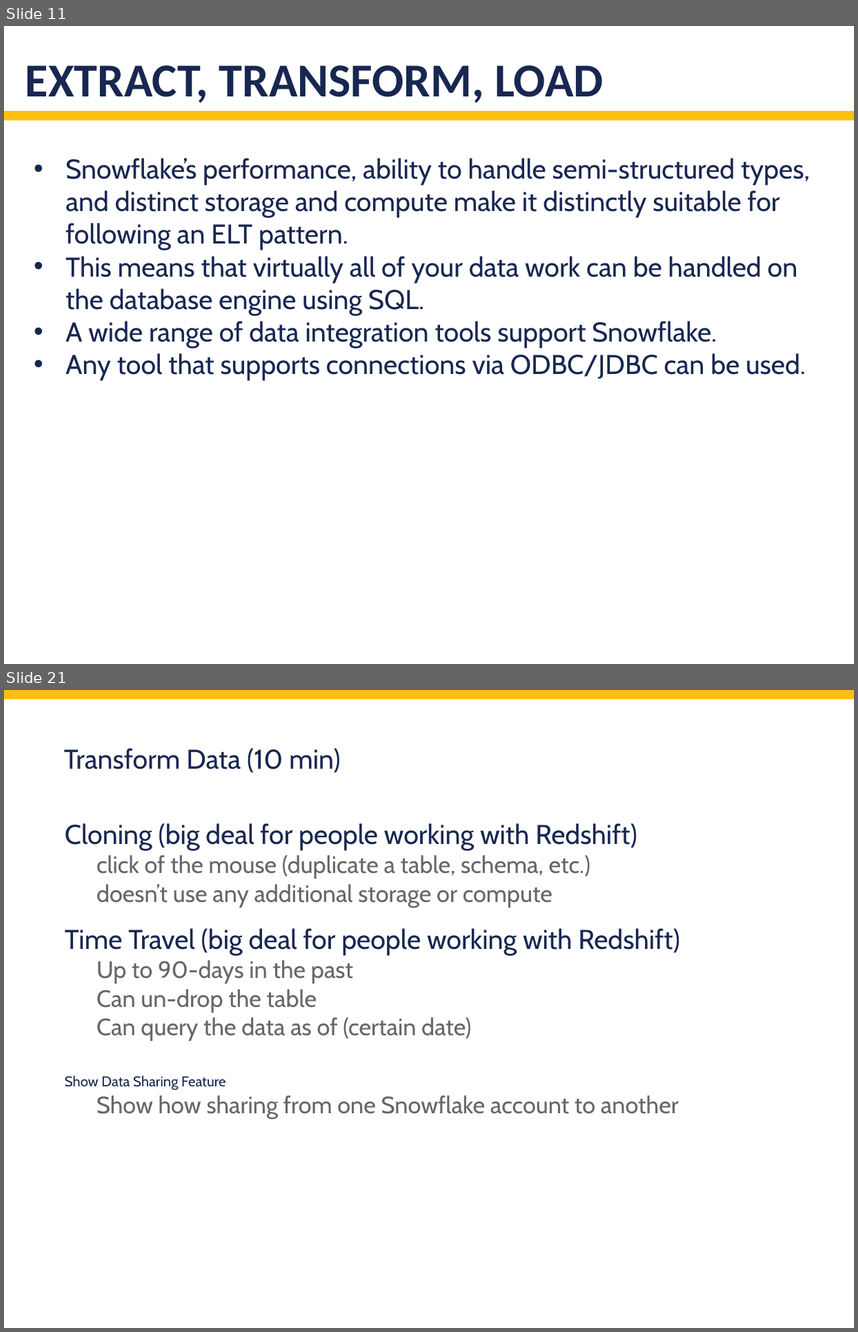
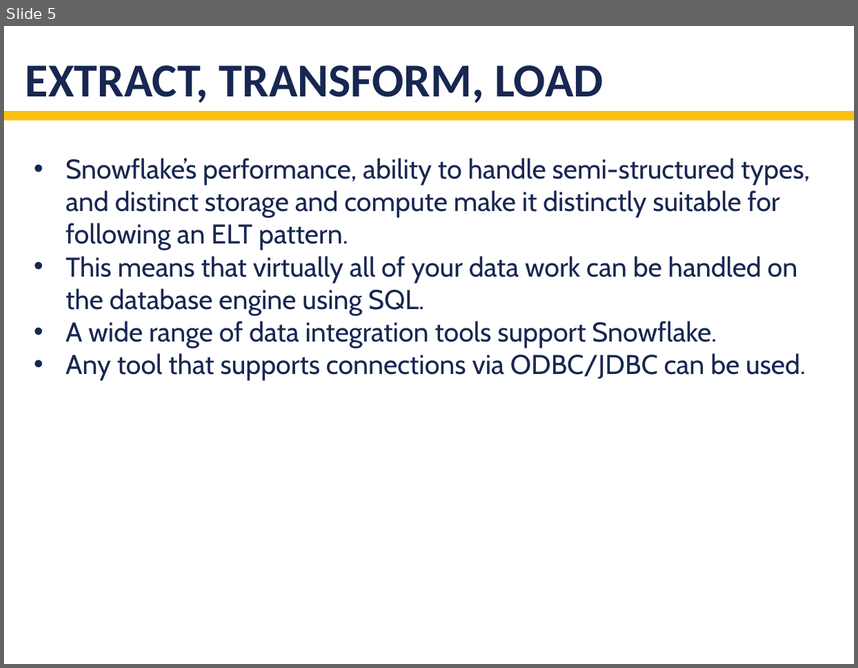
Before and after one commit to ryan-schofield/eba-snowflake, a slide deck: docs/Row store vs column store.pptx. Shown one above the other, each under a label of ours: slides 11 and 21 before the commit, slide 5 after it; the slides between them are not shown. The pictures are 858x1332 and 858x668 pixels, drawn with LibreOffice and Linux fonts; fonts in the diff are those of the drawing. Boxes give left, top, right and bottom in pixels: in the first picture for what was removed or moved away, otherwise in the second. Text is boxed around its words. In the diff, an @@ line names an element or a change of style, - is before the commit and + after.

```diff
--- a/docs/Row store vs column store.pptx
+++ b/docs/Row store vs column store.pptx
@@ slide 21 removed at (4,690,854,1328), background #FFFFFF @@
@@ rectangle removed at (4,690,854,700) @@
@@ text removed at (64,748,340,773) @@
-Transform Data (10 min)
@@ text removed at (65,823,680,1118) @@
-Cloning (big deal for people working with Redshift)
-  click of the mouse (duplicate a table, schema, etc.)
-  doesn’t use any additional storage or compute
-Time Travel (big deal for people working with Redshift)
-  Up to 90-days in the past
-  Can un-drop the table
-  Can query the data as of (certain date)
-Show Data Sharing Feature
-  Show how sharing from one Snowflake account to another
@@ what was slide 11 is now slide 5 @@
```
Also in this commit, not shown: 16 other slides removed.
